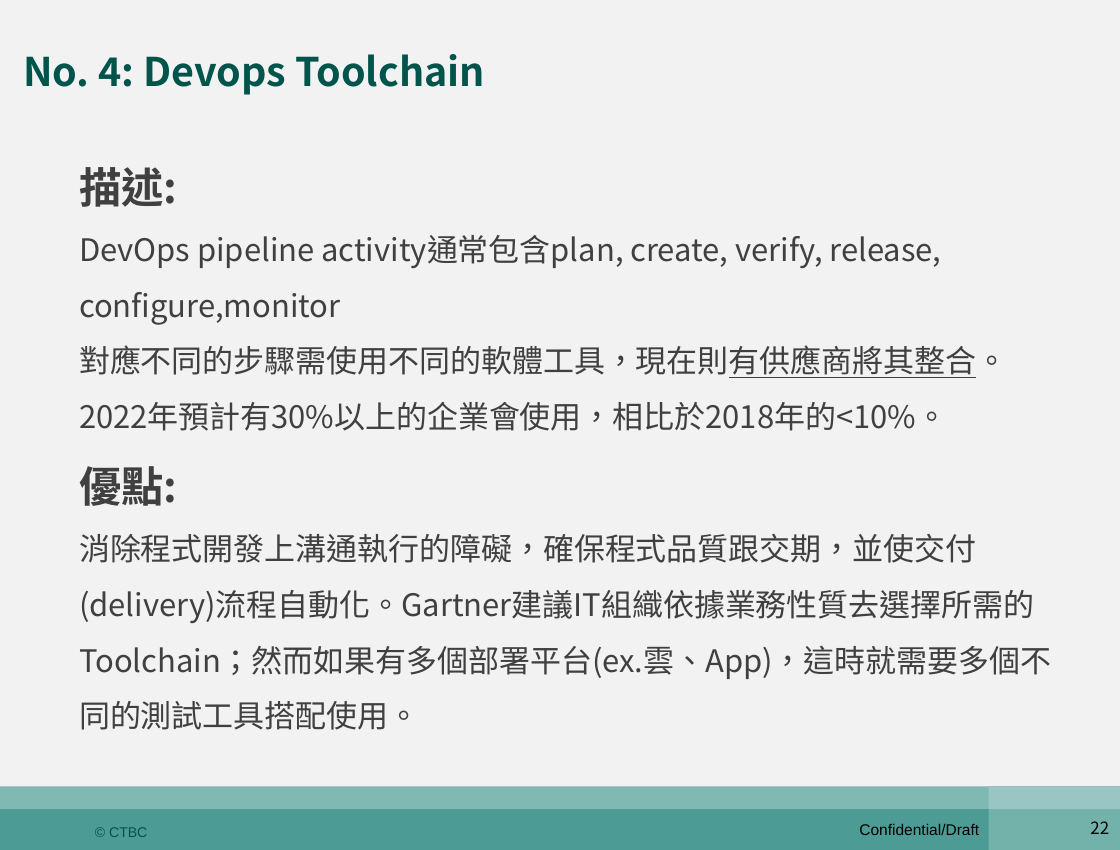
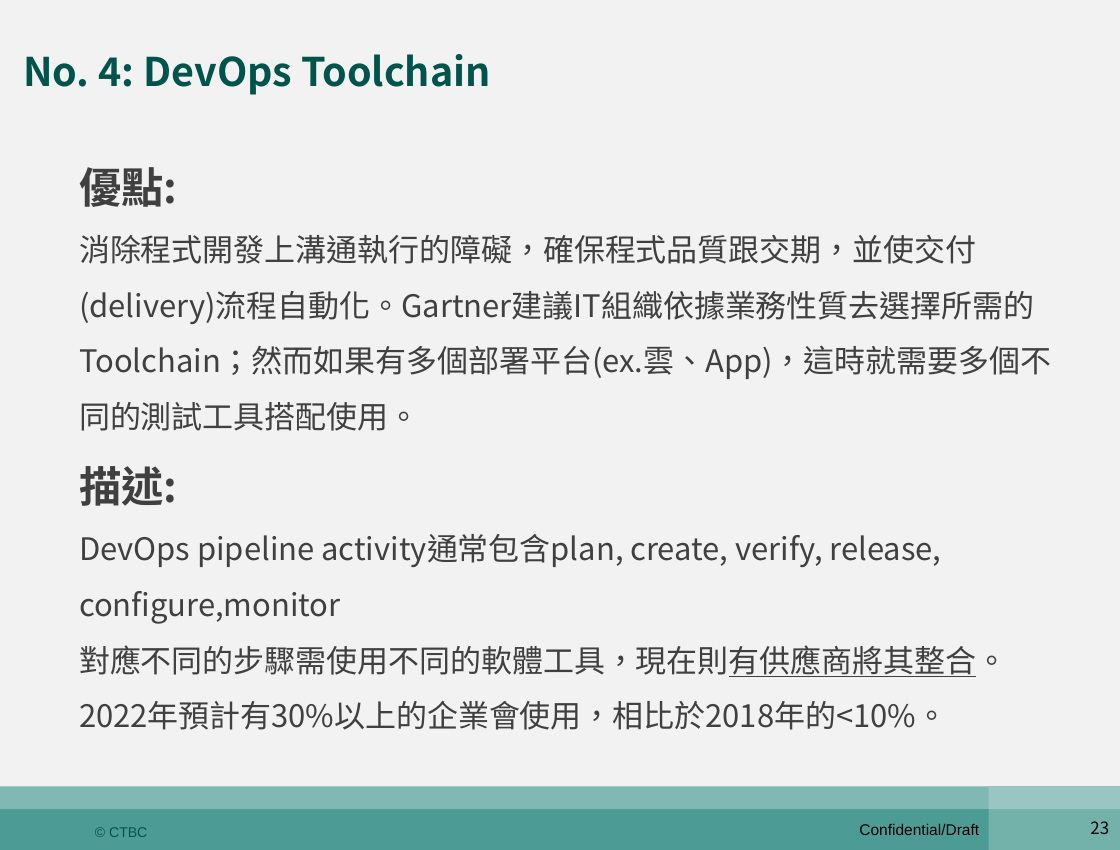
Before and after one commit to shaven105/duh, a slide deck: slide 23 of DevOps期末報告陸冠綸z00045984.pptx (slide 22 before the commit). Drawn at 1120x850 pixels with LibreOffice and Linux fonts; fonts in the diff are those of the drawing. Boxes give left, top, right and bottom in pixels: in the first picture for what was removed or moved away, otherwise in the second. Text is boxed around its words. In the diff, an @@ line names an element or a change of style, - is before the commit and + after.

```diff
--- a/DevOps期末報告陸冠綸z00045984.pptx
+++ b/DevOps期末報告陸冠綸z00045984.pptx
@@ title at (x1=23, y1=54, x2=491, y2=95): text changed @@
-No. 4: Devops Toolchain
+No. 4: DevOps Toolchain
@@ text at (x1=79, y1=167, x2=1051, y2=431): paragraphs added @@
+優點:
+消除程式開發上溝通執行的障礙，確保程式品質跟交期，並使交付(delivery)流程自動化。Gartner建議IT組織依據業務性質去選擇所需的Toolchain；然而如果有多個部署平台(ex.雲、App)，這時就需要多個不同的測試工具搭配使用。
@@ text at (x1=79, y1=466, x2=1051, y2=730): paragraphs removed @@
-優點:
-消除程式開發上溝通執行的障礙，確保程式品質跟交期，並使交付(delivery)流程自動化。Gartner建議IT組織依據業務性質去選擇所需的Toolchain；然而如果有多個部署平台(ex.雲、App)，這時就需要多個不同的測試工具搭配使用。
@@ page number at (x1=1090, y1=821, x2=1109, y2=834): text changed @@
-22
+23
```
Also in this commit, not shown: 10 other slides changed, 2 slides added, 2 other files.
